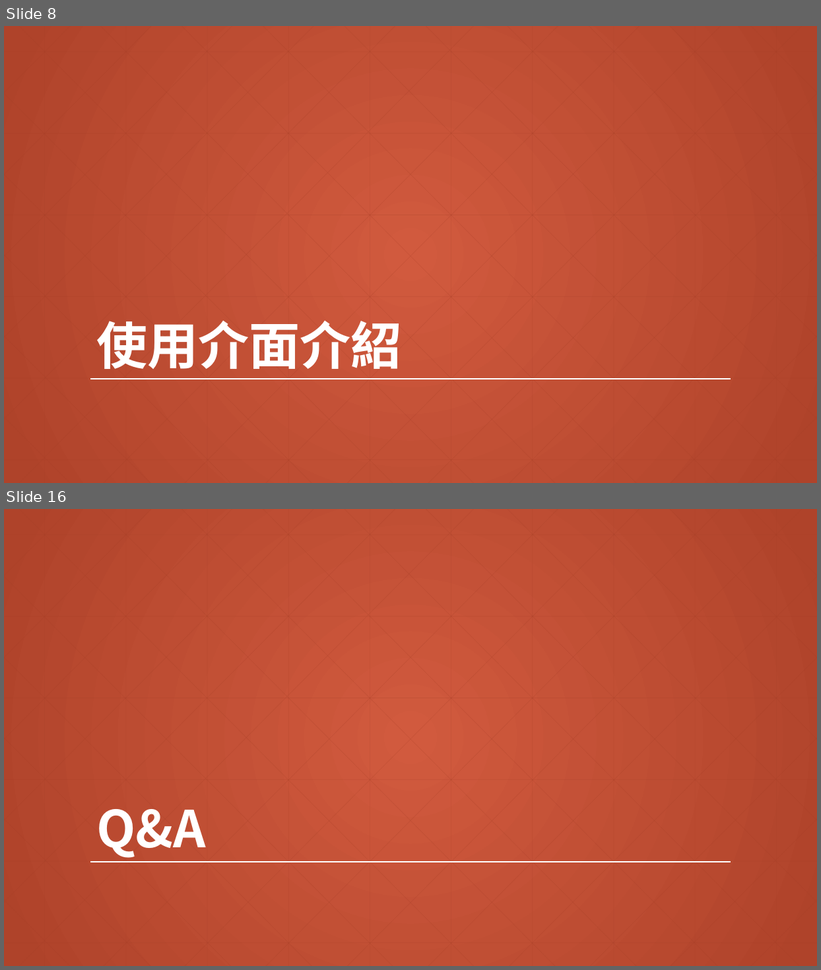
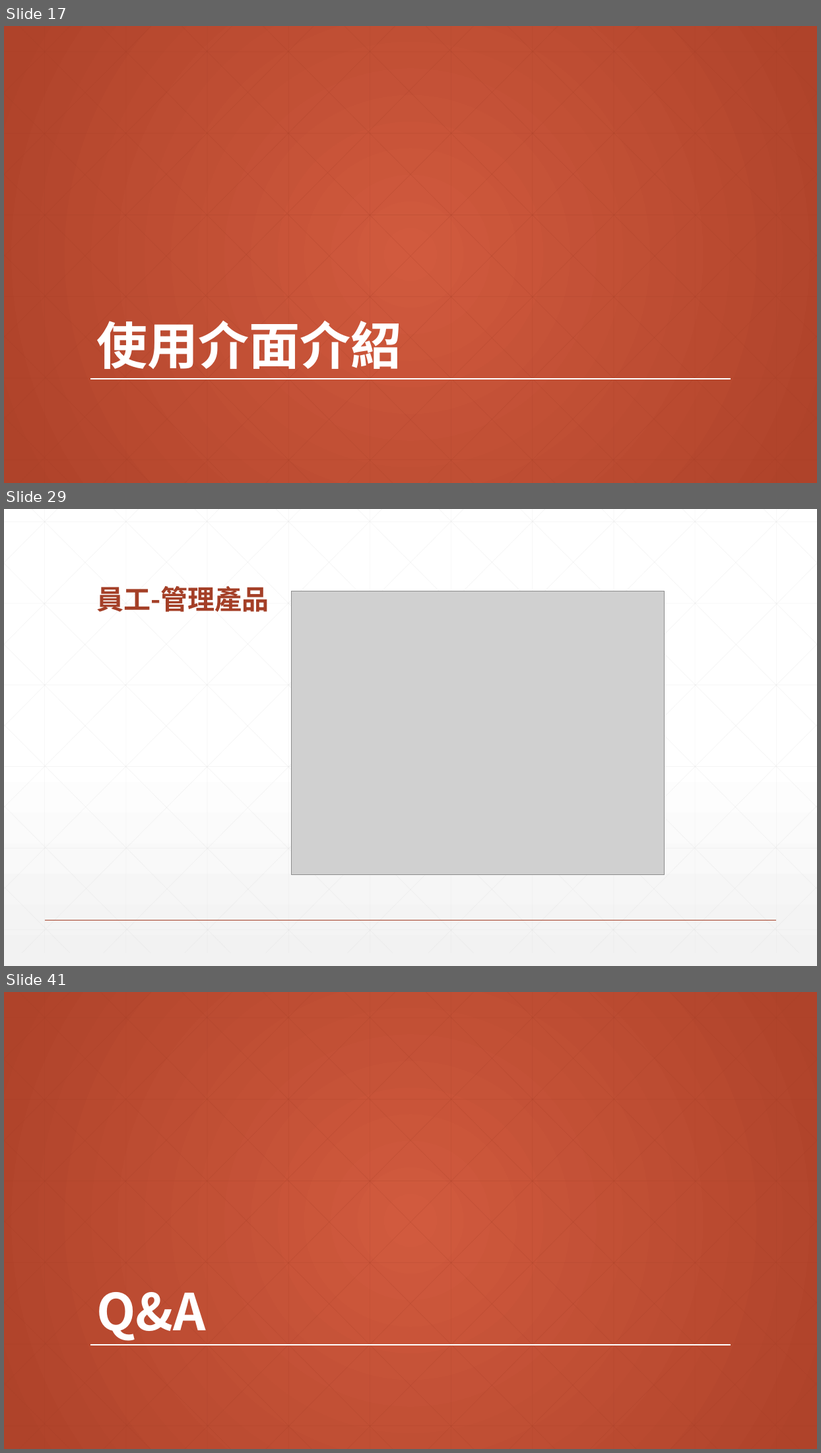
Before and after one commit to guyverfax/SportProject, a slide deck: 作業5-體育用品店訂單和庫存管理系統.pptx. Shown one above the other, each under a label of ours: slides 8 and 16 before the commit, slides 17, 29 and 41 after it; the slides between them are not shown. The pictures are 821x970 and 821x1453 pixels, drawn with LibreOffice and Linux fonts; fonts in the diff are those of the drawing; grey boxes stand for pictures. Boxes give left, top, right and bottom in pixels: in the first picture for what was removed or moved away, otherwise in the second. Text is boxed around its words. In the diff, an @@ line names an element or a change of style, - is before the commit and + after.

```diff
--- a/作業5-體育用品店訂單和庫存管理系統.pptx
+++ b/作業5-體育用品店訂單和庫存管理系統.pptx
@@ slide 29 added at (x1=4, y1=509, x2=817, y2=966), background gradient #FFFFFF to #F2F2F2 @@
@@ title added at (x1=96, y1=586, x2=269, y2=612), 32 pt, text #A43F27, bold @@
+員工-管理產品
@@ picture added at (x1=292, y1=591, x2=665, y2=875) @@
@@ group added at (x1=4, y1=509, x2=817, y2=954): 46 lines @@
@@ line added from (45, 921) to (777, 921), #A43F27 1 pt @@
@@ what was slide 8 is now slide 17 @@
@@ what was slide 16 is now slide 41 @@
```
Also in this commit, not shown: 10 slides changed, 26 other slides added, 2 slides removed.
